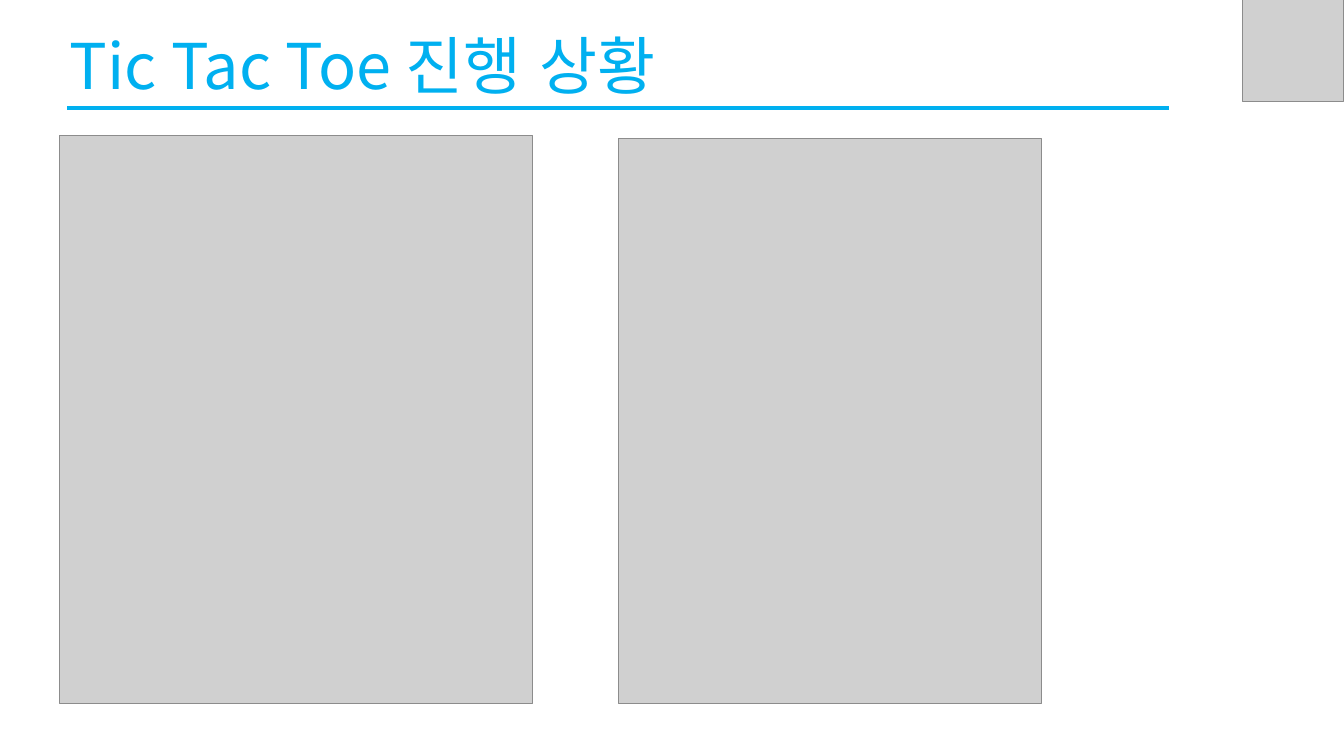
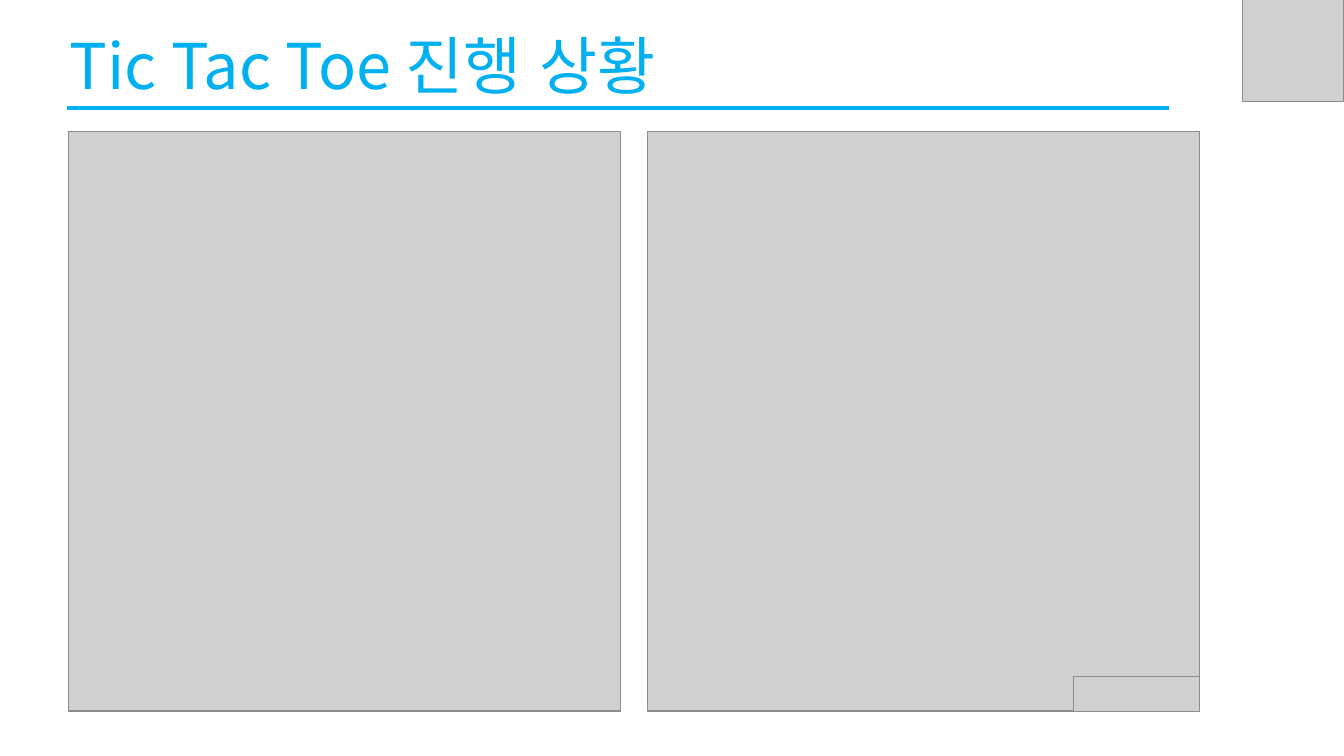
Before and after one commit to owinhun/2022_Caerang, a slide deck: slide 6 of 씨애랑_SW전시회_ppt.pptx (slide 4 before the commit). Drawn at 1344x756 pixels with LibreOffice and Linux fonts; fonts in the diff are those of the drawing; grey boxes stand for pictures. Boxes give left, top, right and bottom in pixels: in the first picture for what was removed or moved away, otherwise in the second. Text is boxed around its words. In the diff, an @@ line names an element or a change of style, - is before the commit and + after.

```diff
--- a/씨애랑_SW전시회_ppt.pptx
+++ b/씨애랑_SW전시회_ppt.pptx
@@ picture: place and size @@
-picture at [59,135,532,704]
+picture at [69,132,621,712]
@@ picture: place and size @@
-picture at [618,138,1042,703]
+picture at [648,132,1201,712]
@@ picture added at [1074,677,1200,711] @@
```
Also in this commit, not shown: 3 other slides changed, 2 slides added, 1 other file.
